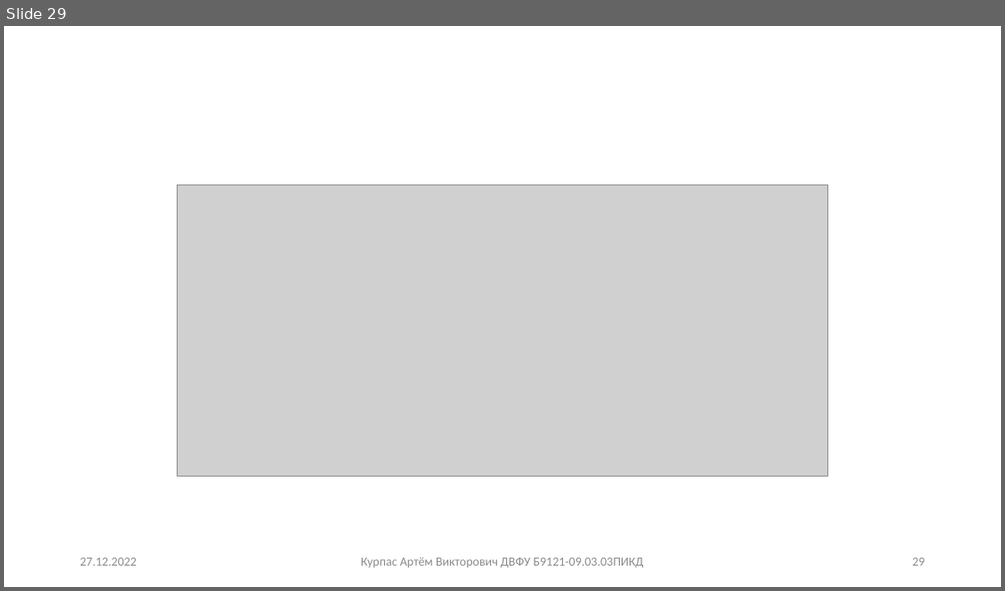
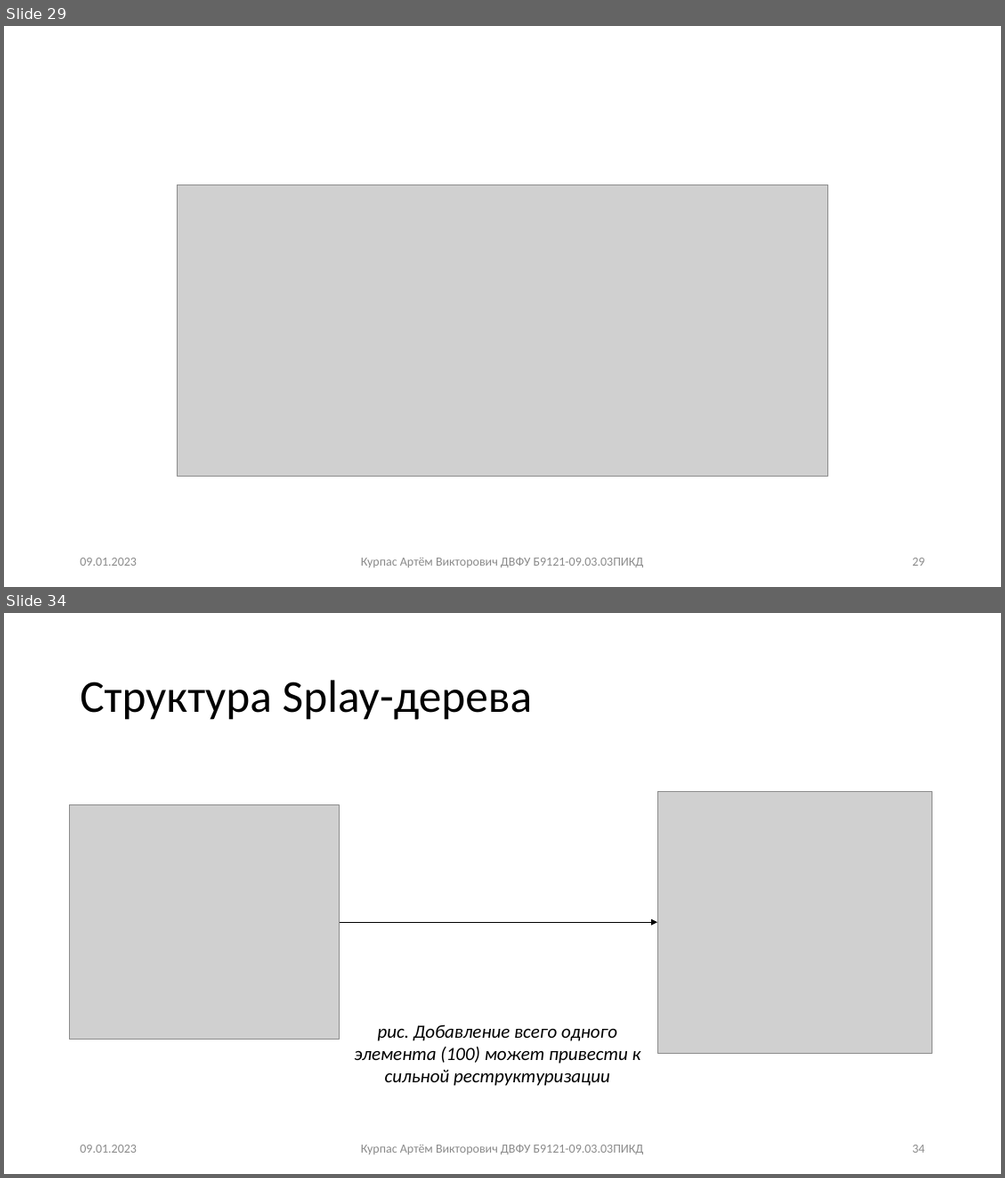
Before and after one commit to TheMeekrok/splay-aa-tree-aisd-2022, a slide deck: docs/presentation.pptx. Shown one above the other, each under a label of ours: slide 29 before the commit, slides 29 and 34 after it; the slides between them are not shown. The pictures are 1005x591 and 1005x1178 pixels, drawn with LibreOffice and Linux fonts; fonts in the diff are those of the drawing; grey boxes stand for pictures. Boxes give left, top, right and bottom in pixels: in the first picture for what was removed or moved away, otherwise in the second. Text is boxed around its words. In the diff, an @@ line names an element or a change of style, - is before the commit and + after.

```diff
--- a/docs/presentation.pptx
+++ b/docs/presentation.pptx
@@ slide 34 added at (x1=4, y1=613, x2=1001, y2=1174), background #FFFFFF @@
@@ title added at (x1=80, y1=680, x2=532, y2=720), 44 pt, text #000000 @@
+Структура Splay-дерева
@@ picture added at (x1=657, y1=792, x2=933, y2=1053) @@
@@ picture added at (x1=69, y1=805, x2=339, y2=1039) @@
@@ arrow added from (339, 922) to (657, 922), #000000 0.5 pt @@
@@ text added at (x1=354, y1=1024, x2=641, y2=1086), 18 pt, text #000000, italic @@
+рис. Добавление всего одного элемента (100) может привести к сильной реструктуризации
@@ text added at (x1=80, y1=1144, x2=137, y2=1152), 12 pt, text #8C8C8C @@
+09.01.2023
@@ text added at (x1=361, y1=1143, x2=644, y2=1154), 12 pt, text #8C8C8C @@
+Курпас Артём Викторович ДВФУ Б9121-09.03.03ПИКД
@@ page number added at (x1=912, y1=1144, x2=924, y2=1152), 12 pt, text #8C8C8C @@
+34
@@ slide 29 changed as well @@
@@ text at (x1=80, y1=557, x2=137, y2=565): text changed @@
-27.12.2022
+09.01.2023
```
Also in this commit, not shown: 28 other slides changed, 8 other slides added, 8 other files.
